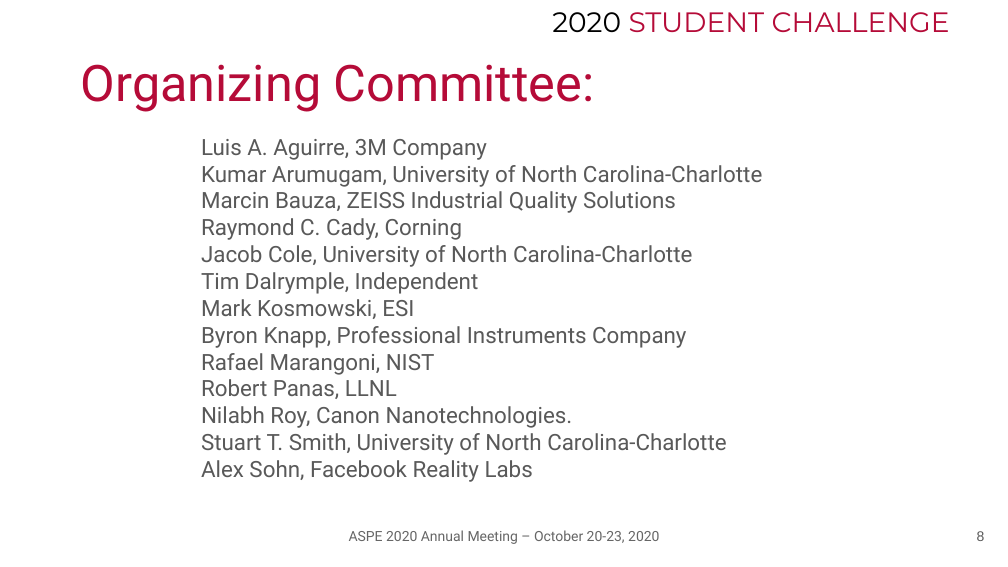
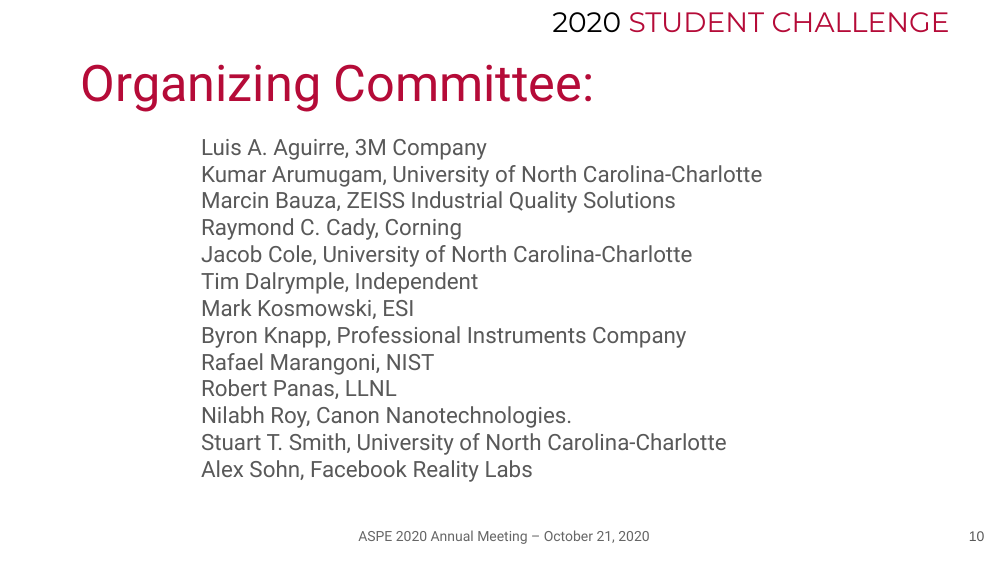
Before and after one commit to ASPE-student-challenge/2020, a slide deck: slide 10 of 2020 ASPE Recognitions...pptx (slide 8 before the commit). Drawn at 1008x567 pixels with LibreOffice and Linux fonts; fonts in the diff are those of the drawing. Boxes give left, top, right and bottom in pixels: in the first picture for what was removed or moved away, otherwise in the second. Text is boxed around its words. In the diff, an @@ line names an element or a change of style, - is before the commit and + after.

Commit message:
Update 2020 ASPE Recognitions...pptx
added two slides for recruting...

```diff
--- a/2020 ASPE Recognitions...pptx
+++ b/2020 ASPE Recognitions...pptx
@@ text at (x1=358, y1=530, x2=649, y2=544): text changed @@
-ASPE 2020 Annual Meeting – October 20-23, 2020
+ASPE 2020 Annual Meeting – October 21, 2020
@@ page number at (x1=969, y1=531, x2=985, y2=541): text changed @@
-8
+10
```
Also in this commit, not shown: 7 other slides changed, 2 slides added.
